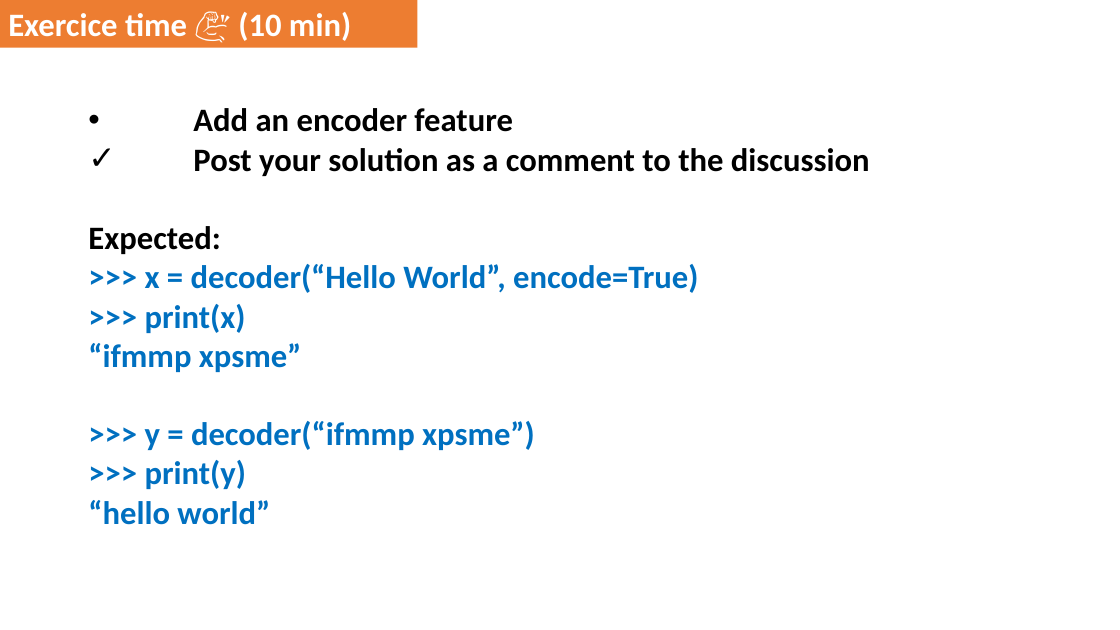
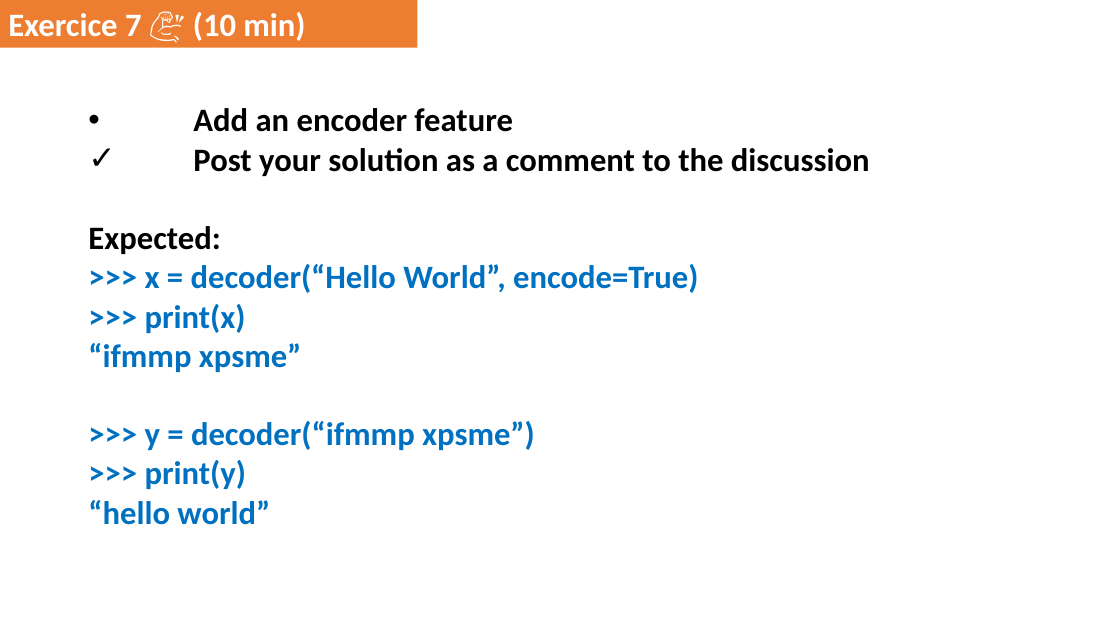
Before and after one commit to DominiqueMakowski/teaching, a slide deck: slide 27 of Python/2022_Zurich/AdvancedPython_2022.pptx. Drawn at 1120x630 pixels with LibreOffice and Linux fonts; fonts in the diff are those of the drawing. Boxes give left, top, right and bottom in pixels: in the first picture for what was removed or moved away, otherwise in the second. Text is boxed around its words. In the diff, an @@ line names an element or a change of style, - is before the commit and + after.

```diff
--- a/Python/2022_Zurich/AdvancedPython_2022.pptx
+++ b/Python/2022_Zurich/AdvancedPython_2022.pptx
@@ text in rectangle at (x1=8, y1=12, x2=305, y2=41): text changed @@
-Exercice time 💪 (10 min)
+Exercice 7 💪 (10 min)
```
Also in this commit, not shown: 17 other slides changed, 15 slides added.
